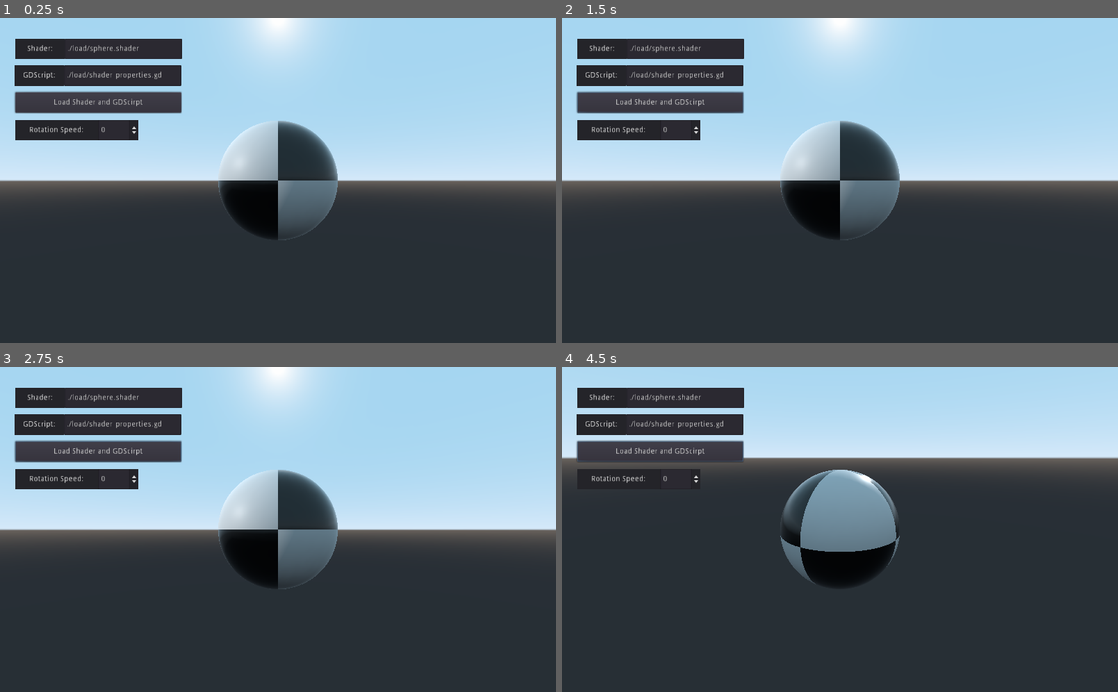
Above: before the commit, frames 1-4 (two rows, left to right).
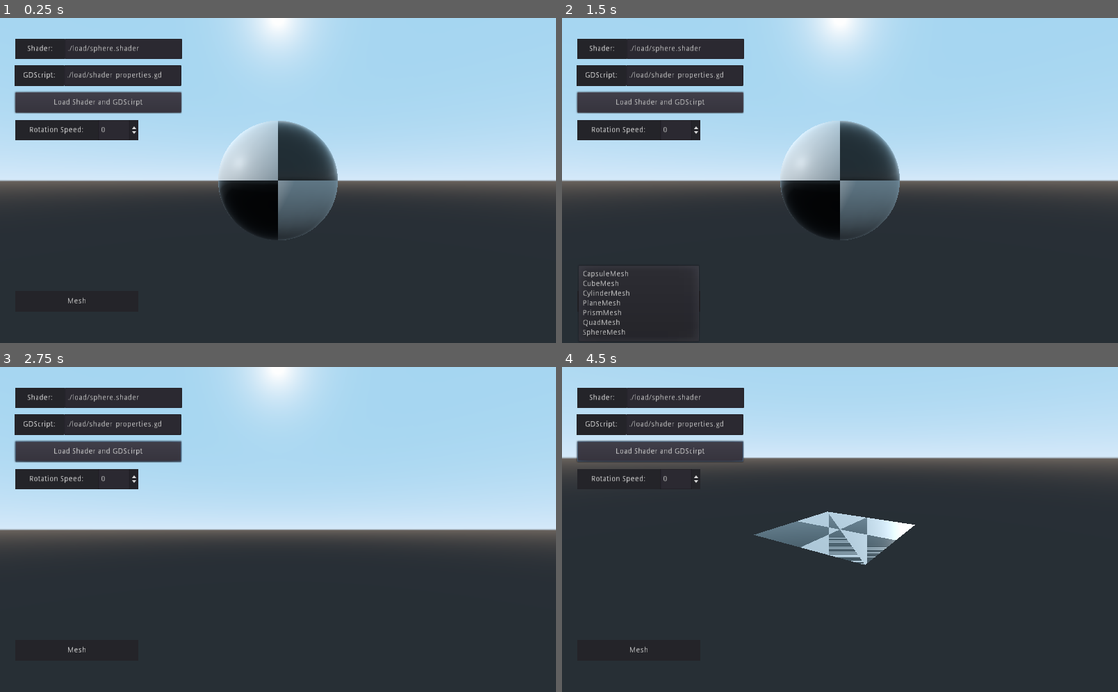
Above: after the commit, the same moments.

Repository: Nordup/Runtime_Godot_shader_loader
Game: Godot game, scene res://Scenes/Main3D.tscn
Two runs of this game, one before a commit and one after it. Both use one fixed random seed, a clock stepped at 60 frames per second and the inputs below.
Inputs (mouse positions are in pixels of both pictures, inside the frame that each line leads up to):
- Up to frame 1 (0.25 s): no input
- Up to frame 2 (1.5 s): click "Load Shader and GDScirpt" at 0.5 s; click (639, 300) at 1.25 s, where only the run after the commit has a clickable "Mesh"
- Up to frame 3 (2.75 s): click (77, 649) at 2 s, where only the run after the commit has a clickable "Mesh"
- Up to frame 4 (4.5 s): click (639, 649) at 2.75 s, where only the run after the commit has a clickable "Mesh"; move the mouse to (962, 513) at 3.52 s; press the mouse at (962, 513) at 3.53 s; move the mouse to (728, 545) at 4.27 s; release the mouse at (728, 545) at 4.28 s; click (728, 545) at 4.35 s

The runs differ from the first frame. In frame 1, less than 0.1% of the frame differs, in the area x 12-16%, y 86-88%; in frame 2, 0.5%; in frame 3, 5.4%, in the area x 12-61%, y 31-88%; in frame 4, 5.3%.

Commit message:
shoose primitive mesh

Diff:
--- a/Scenes/Main3D.tscn
+++ b/Scenes/Main3D.tscn
@@ -17,13 +17,21 @@
 
 [node name="Main" type="Spatial"]
 
-[node name="ShadererMesh" type="MeshInstance" parent="."]
-mesh = SubResource( 1 )
-material/0 = SubResource( 2 )
+[node name="CameraMovement" type="Spatial" parent="."]
+script = ExtResource( 2 )
+
+[node name="Camera" type="Camera" parent="CameraMovement"]
+transform = Transform( 1, 0, 0, 0, 1, 0, 0, 0, 1, 0, 0, 4 )
+current = true
+
+[node name="ShaderedMesh" type="MeshInstance" parent="."]
+mesh = SubResource( 7 )
+material/0 = SubResource( 6 )
 script = ExtResource( 4 )
 le_shader = NodePath("../CanvasLayer/Shader/LineEdit")
 le_gdscript = NodePath("../CanvasLayer/GDScript/LineEdit")
 spin_box_path = NodePath("../CanvasLayer/RotationSpeed/SpinBox")
+menu_button_path = NodePath("../CanvasLayer/ChooseMesh/MenuButton")
 
 [node name="CanvasLayer" type="CanvasLayer" parent="."]
 follow_viewport_enable = true
@@ -121,6 +129,7 @@
 margin_left = 153.0
 margin_right = 227.0
 margin_bottom = 38.0
+min_value = -100.0
 step = 0.1
 __meta__ = {
 "_edit_use_anchors_": false
@@ -137,17 +146,27 @@
 "_edit_use_anchors_": false
 }
 
+[node name="ChooseMesh" type="Panel" parent="CanvasLayer"]
+margin_left = 28.0
+margin_top = 504.0
+margin_right = 255.0
+margin_bottom = 542.0
+__meta__ = {
+"_edit_use_anchors_": false
+}
+
+[node name="MenuButton" type="MenuButton" parent="CanvasLayer/ChooseMesh"]
+margin_right = 227.0
+margin_bottom = 38.0
+text = "Mesh"
+__meta__ = {
+"_edit_use_anchors_": false
+}
+
 [node name="DirectionalLight" type="DirectionalLight" parent="."]
 transform = Transform( 0.392733, 0.207235, -0.895999, 0.49016, 0.777195, 0.394603, 0.778142, -0.594156, 0.203652, -5.10705, 4.57743, 0 )
 
 [node name="WorldEnvironment" type="WorldEnvironment" parent="."]
 environment = SubResource( 4 )
 
-[node name="Movement" type="Spatial" parent="."]
-script = ExtResource( 2 )
-
-[node name="Camera" type="Camera" parent="Movement"]
-transform = Transform( 1, 0, 0, 0, 1, 0, 0, 0, 1, 0, 0, 4 )
-current = true
-
-[connection signal="button_up" from="CanvasLayer/Load" to="ShadererMesh" method="_on_Load_button_up"]
+[connection signal="button_up" from="CanvasLayer/Load" to="ShaderedMesh" method="_on_Load_button_up"]
--- a/Scripts/CameraMovement.gd
+++ b/Scripts/CameraMovement.gd
@@ -23,7 +23,7 @@
 			camera.translate(-camera.translation * wheel_speed)
 		elif event.button_index == BUTTON_WHEEL_DOWN:
 			camera.translate(camera.translation * wheel_speed)
-		camera.translation.z = clamp(camera.translation.z , 1.5, 100)
+		camera.translation.z = clamp(camera.translation.z , 1.8, 100)
 
 
 func _process(delta):
--- a/Scripts/ShaderLoad.gd
+++ b/Scripts/ShaderLoad.gd
@@ -3,13 +3,35 @@
 export (NodePath) var le_shader
 export (NodePath) var le_gdscript
 export (NodePath) var spin_box_path
+export (NodePath) var menu_button_path
 onready var shader_path = get_node(le_shader) as LineEdit
 onready var gdscript_path = get_node(le_gdscript) as LineEdit
 onready var spin_box = get_node(spin_box_path) as SpinBox
+onready var popup_menu = get_node(menu_button_path).get_popup() as PopupMenu
+
+var meshes = [
+	CapsuleMesh.new(),
+	CubeMesh.new(),
+	CylinderMesh.new(),
+	PlaneMesh.new(),
+	PrismMesh.new(),
+	QuadMesh.new(),
+	SphereMesh.new()
+]
+
+func _ready():
+	popup_menu.connect("id_pressed", self, "_on_Item_pressed")
+	popup_menu.add_item("CapsuleMesh")
+	popup_menu.add_item("CubeMesh")
+	popup_menu.add_item("CylinderMesh")
+	popup_menu.add_item("PlaneMesh")
+	popup_menu.add_item("PrismMesh")
+	popup_menu.add_item("QuadMesh")
+	popup_menu.add_item("SphereMesh")
 
 
-# Called every frame. 'delta' is the elapsed time since the previous frame.
 func _process(delta):
+	# rotate mesh
 	var speed = spin_box.value
 	rotate_y(speed * delta)
 
@@ -27,6 +49,8 @@
 	var file = File.new()
 	file.open(shader_path.text, File.READ)
 	var source = file.get_as_text()
+	file.close()
+
 	# create new one
 	var new_shader = Shader.new()
 	new_shader.code = source
@@ -38,9 +62,15 @@
 	var file = File.new()
 	file.open(gdscript_path.text, File.READ)
 	var source = file.get_as_text()
+	file.close()
+
 	# create new GDScript
 	var script = GDScript.new()
 	script.source_code = source
 	script.reload(true)
 	# add as child
 	add_child(script.new())
+
+
+func _on_Item_pressed(id):
+	self.mesh = meshes[id]
Not shown: 1 places in Scenes/Main3D.tscn that only renumber resources
